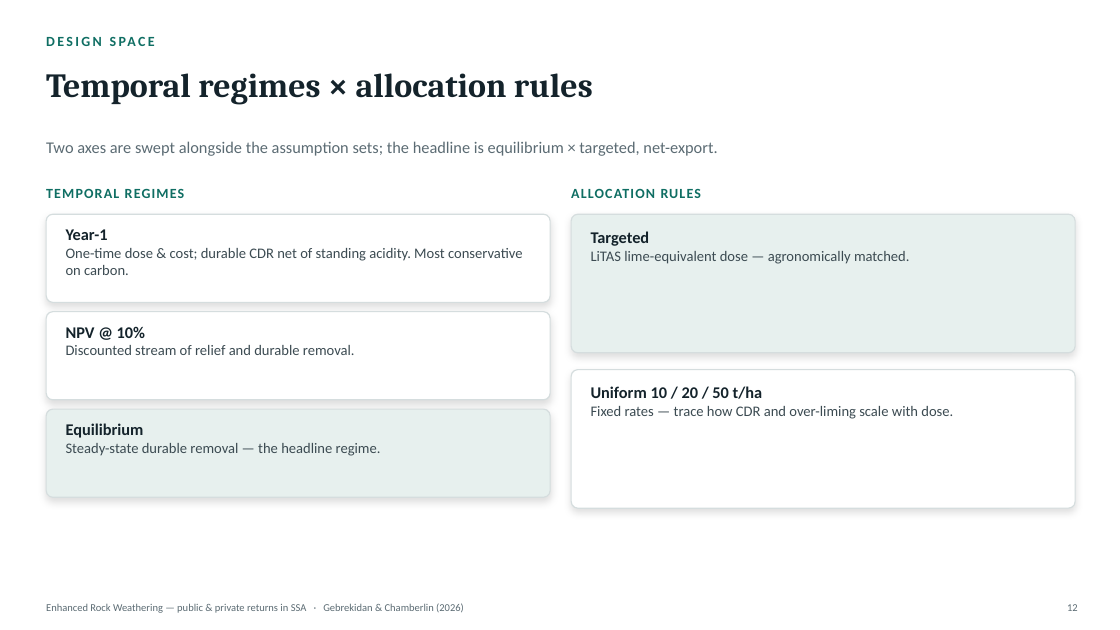
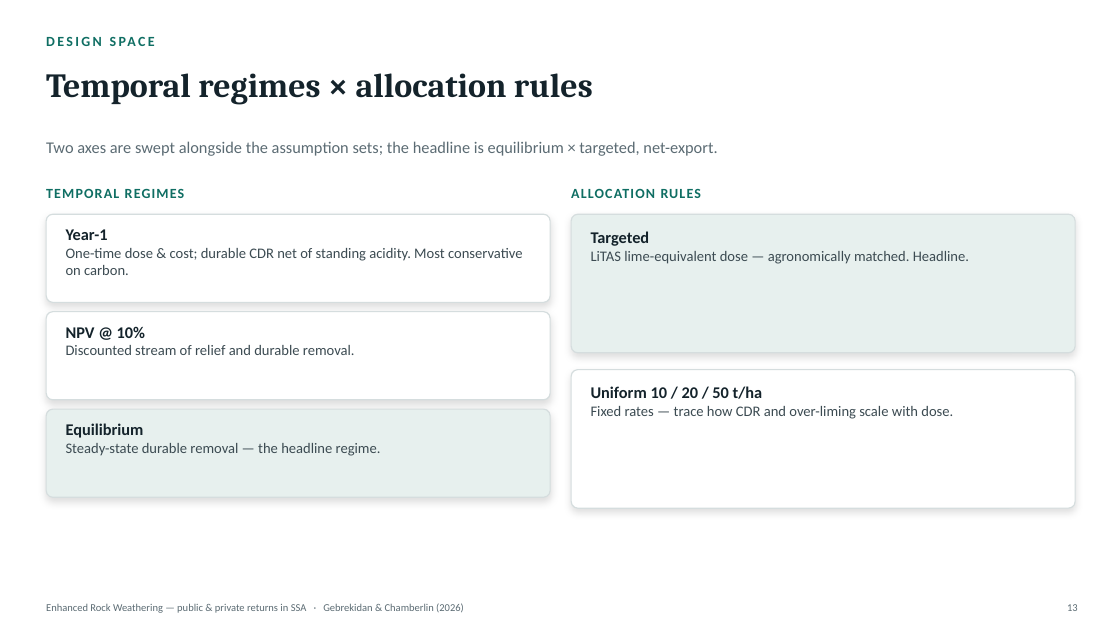
Before and after one commit to chamb244/erw-exante-v2, a slide deck: slide 13 of paper/ERW_public_private_returns_walkthrough.pptx (slide 12 before the commit). Drawn at 1120x630 pixels with LibreOffice and Linux fonts; fonts in the diff are those of the drawing. Boxes give left, top, right and bottom in pixels: in the first picture for what was removed or moved away, otherwise in the second. Text is boxed around its words. In the diff, an @@ line names an element or a change of style, - is before the commit and + after.

```diff
--- a/paper/ERW_public_private_returns_walkthrough.pptx
+++ b/paper/ERW_public_private_returns_walkthrough.pptx
@@ text at <box>591,231,969,264</box>: text changed @@
-Targeted
-LiTAS lime-equivalent dose — agronomically matched.
+Targeted
+LiTAS lime-equivalent dose — agronomically matched. Headline.
```
Also in this commit, not shown: 14 other slides changed, 1 slide added, 3 other files.
